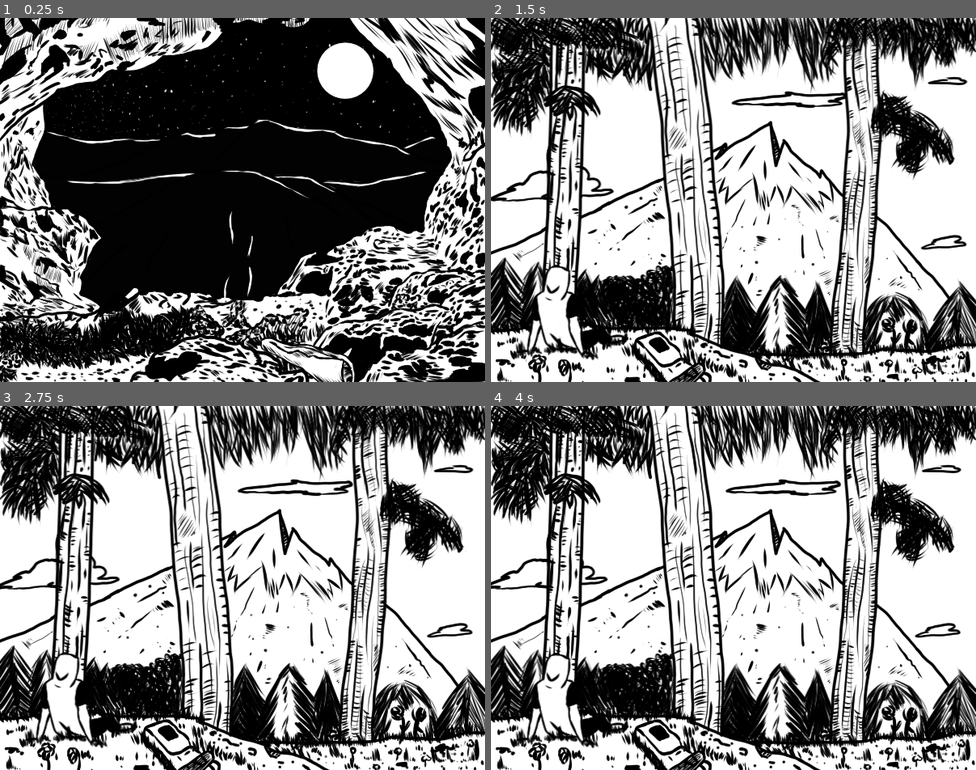
Above: before the commit, frames 1-4 (two rows, left to right).
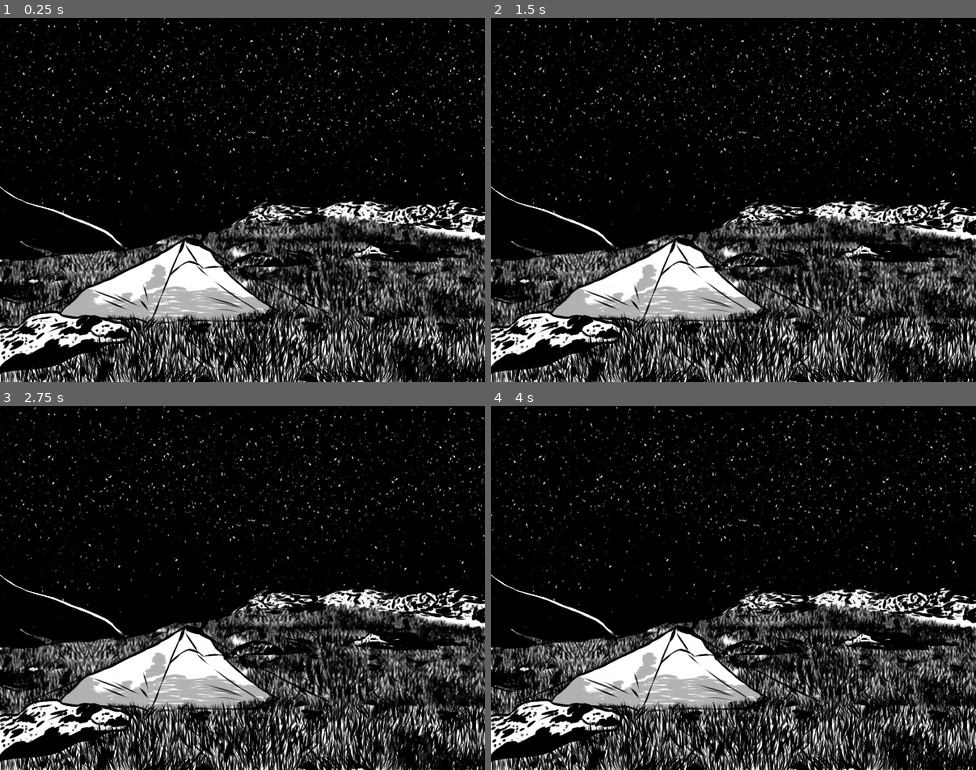
Above: after the commit, the same moments.

Repository: Ant0yne/35hJam_Edition-1
Game: Godot game, scene res://Scene/Menu.tscn
The game is run twice, just before and just after one commit, with the same random seed, the same clock (stepped at 60 frames per second) and the same inputs. The engine's default icon, where the game draws it, is replaced by a stand-in: a white triangle on a blue panel in a dark square.
Inputs (mouse positions are in pixels of both pictures, inside the frame that each line leads up to):
- Up to frame 1 (0.25 s): no input
- Up to frame 2 (1.5 s): click (563, 312) at 0.52 s
- Up to frame 3 (2.75 s): no input
- Up to frame 4 (4 s): no input

The runs differ from the first frame. In frame 1, 52% of the frame differs, in the area x 0-100%, y 0-100%; in frame 2, 80%; in frame 3, 80%; in frame 4, 79%.

Commit message:
SD Nuit2Saison1 + echap

Diff:
--- a/Scene/Jour1Saison1.tscn
+++ b/Scene/Jour1Saison1.tscn
@@ -379,7 +379,7 @@
 [node name="Personnage" type="AnimatedSprite" parent="."]
 position = Vector2( 99.1428, 362.122 )
 frames = SubResource( 9 )
-frame = 27
+frame = 11
 playing = true
 
 [node name="Herbe Perso" type="Sprite" parent="Personnage"]
--- /dev/null
+++ b/Scene/Jour2Saison1.gd
@@ -0,0 +1,5 @@
+extends Node2D
+
+func _input(event):
+	if event.is_action_released("ui_cancel"):
+		get_tree().quit()
--- a/Scene/Jour2Saison1.tscn
+++ b/Scene/Jour2Saison1.tscn
@@ -36,6 +36,7 @@
 [ext_resource path="res://Graphisme/Jour 2 Saison 1/Personnage/personnageJour2Saison10012.png" type="Texture" id=34]
 [ext_resource path="res://Graphisme/Jour 2 Saison 1/Personnage/personnageJour2Saison10010.png" type="Texture" id=35]
 [ext_resource path="res://SD/Jour2Saison1.ogg" type="AudioStream" id=36]
+[ext_resource path="res://Scene/Jour2Saison1.gd" type="Script" id=37]
 
 [sub_resource type="Shader" id=1]
 code = "// original wind shader from https://github.com/Maujoe/godot-simple-wind-shader-2d/tree/master/assets/maujoe.simple_wind_shader_2d
@@ -103,6 +104,7 @@
 } ]
 
 [node name="Jour2Saison1" type="Node2D"]
+script = ExtResource( 37 )
 
 [node name="Fond" type="Sprite" parent="."]
 position = Vector2( 300, 225 )
@@ -124,7 +126,7 @@
 [node name="Personnage" type="AnimatedSprite" parent="."]
 position = Vector2( 328.612, 309.951 )
 frames = SubResource( 3 )
-frame = 19
+frame = 10
 playing = true
 
 [node name="AudioStreamPlayer" type="AudioStreamPlayer" parent="."]
--- a/Scene/Menu.tscn
+++ b/Scene/Menu.tscn
@@ -1,29 +1,6 @@
-[gd_scene load_steps=3 format=2]
+[gd_scene load_steps=2 format=2]
 
-[ext_resource path="res://icon.png" type="Texture" id=1]
 [ext_resource path="res://Script/Menu.gd" type="Script" id=2]
 
-[node name="Menu2" type="Node2D"]
+[node name="Menu" type="Node2D"]
 script = ExtResource( 2 )
-
-[node name="Commencer" type="TextureButton" parent="."]
-margin_left = 60.2024
-margin_top = 332.02
-margin_right = 124.202
-margin_bottom = 396.02
-texture_normal = ExtResource( 1 )
-__meta__ = {
-"_edit_use_anchors_": false
-}
-
-[node name="Quitter" type="TextureButton" parent="."]
-margin_left = 434.22
-margin_top = 334.346
-margin_right = 498.22
-margin_bottom = 398.346
-texture_normal = ExtResource( 1 )
-__meta__ = {
-"_edit_use_anchors_": false
-}
-[connection signal="button_up" from="Commencer" to="." method="_on_Commencer_button_up"]
-[connection signal="button_up" from="Quitter" to="." method="_on_Quitter_button_up"]
--- /dev/null
+++ b/Scene/Nuit1Saison1.gd
@@ -0,0 +1,5 @@
+extends Node2D
+
+func _input(event):
+	if event.is_action_released("ui_cancel"):
+		get_tree().quit()
--- a/Scene/Nuit1Saison1.tscn
+++ b/Scene/Nuit1Saison1.tscn
@@ -33,6 +33,7 @@
 [ext_resource path="res://Graphisme/Nuit 1 Saison 1/Personnage/personnageNuit1Saison10023.png" type="Texture" id=31]
 [ext_resource path="res://Graphisme/Nuit 1 Saison 1/Personnage/personnageNuit1Saison10013.png" type="Texture" id=32]
 [ext_resource path="res://SD/Nuit1Saison1.ogg" type="AudioStream" id=33]
+[ext_resource path="res://Scene/Nuit1Saison1.gd" type="Script" id=34]
 
 [sub_resource type="SpriteFrames" id=1]
 animations = [ {
@@ -43,6 +44,7 @@
 } ]
 
 [node name="Nuit1Saison1" type="Node2D"]
+script = ExtResource( 34 )
 
 [node name="Fond" type="Sprite" parent="."]
 position = Vector2( 300, 225 )
@@ -63,7 +65,6 @@
 [node name="Personnage" type="AnimatedSprite" parent="."]
 position = Vector2( 356, 337 )
 frames = SubResource( 1 )
-frame = 14
 playing = true
 
 [node name="AudioStreamPlayer" type="AudioStreamPlayer" parent="."]
--- /dev/null
+++ b/Scene/Nuit2Saison1.gd
@@ -0,0 +1,5 @@
+extends Node2D
+
+func _input(event):
+	if event.is_action_released("ui_cancel"):
+		get_tree().quit()
--- a/Scene/Nuit2Saison1.tscn
+++ b/Scene/Nuit2Saison1.tscn
@@ -13,6 +13,8 @@
 [ext_resource path="res://Graphisme/Nuit2Saison1/Personnage/personnageNuit2Saison10004.png" type="Texture" id=11]
 [ext_resource path="res://Graphisme/Nuit2Saison1/Personnage/personnageNuit2Saison10008.png" type="Texture" id=12]
 [ext_resource path="res://Graphisme/Nuit2Saison1/Personnage/personnageNuit2Saison10005.png" type="Texture" id=13]
+[ext_resource path="res://SD/Nuit2Saison1.ogg" type="AudioStream" id=14]
+[ext_resource path="res://Scene/Nuit2Saison1.gd" type="Script" id=15]
 
 [sub_resource type="SpriteFrames" id=1]
 animations = [ {
@@ -80,6 +82,7 @@
 shader_param/offset = 0.0
 
 [node name="Nuit2Saison1" type="Node2D"]
+script = ExtResource( 15 )
 
 [node name="Fond" type="Sprite" parent="."]
 position = Vector2( 300, 225 )
@@ -88,6 +91,7 @@
 [node name="Personnage" type="AnimatedSprite" parent="."]
 position = Vector2( 219.593, 323.694 )
 frames = SubResource( 1 )
+frame = 2
 playing = true
 
 [node name="Tout" type="Sprite" parent="."]
@@ -98,3 +102,7 @@
 material = SubResource( 3 )
 position = Vector2( 300, 225 )
 texture = ExtResource( 3 )
+
+[node name="AudioStreamPlayer" type="AudioStreamPlayer" parent="."]
+stream = ExtResource( 14 )
+autoplay = true
--- a/Script/Jour1Saison1.gd
+++ b/Script/Jour1Saison1.gd
@@ -1,7 +1,6 @@
 extends Node2D
 
 onready var nuage = $Nuage
-onready var visibilityNotifier2D = $Nuage/VisibilityNotifier2D
 
 var nuage_visible = true
 
--- a/Script/Menu.gd
+++ b/Script/Menu.gd
@@ -17,7 +17,7 @@
 
 func _process(delta):
 	if jour_nuit["hour"] >= 6 && jour_nuit["hour"] < 18:
-		_nuit()
+		_jour()
 	if jour_nuit["hour"] >= 18 && jour_nuit["hour"] <= 23:
 		_nuit()
 	if jour_nuit["hour"] >= 00 && jour_nuit["hour"] < 6:
@@ -46,9 +46,3 @@
 func _input(event):
 	if event.is_action_released("ui_cancel"):
 		get_tree().quit()
-
-func _on_Commencer_button_up():
-	get_tree().change_scene("res://Scene/Jour1Saison1.tscn")
-
-func _on_Quitter_button_up():
-	get_tree().quit()
Not shown, added: SD/Nuit2Saison1.ogg.import
Not shown: 1 places in Scene/Jour2Saison1.tscn that only renumber resources
Not shown: 1 places in Scene/Nuit1Saison1.tscn that only renumber resources
Not shown: 1 places in Scene/Nuit2Saison1.tscn that only renumber resources
Not shown, added: SD/Nuit2Saison1.ogg
